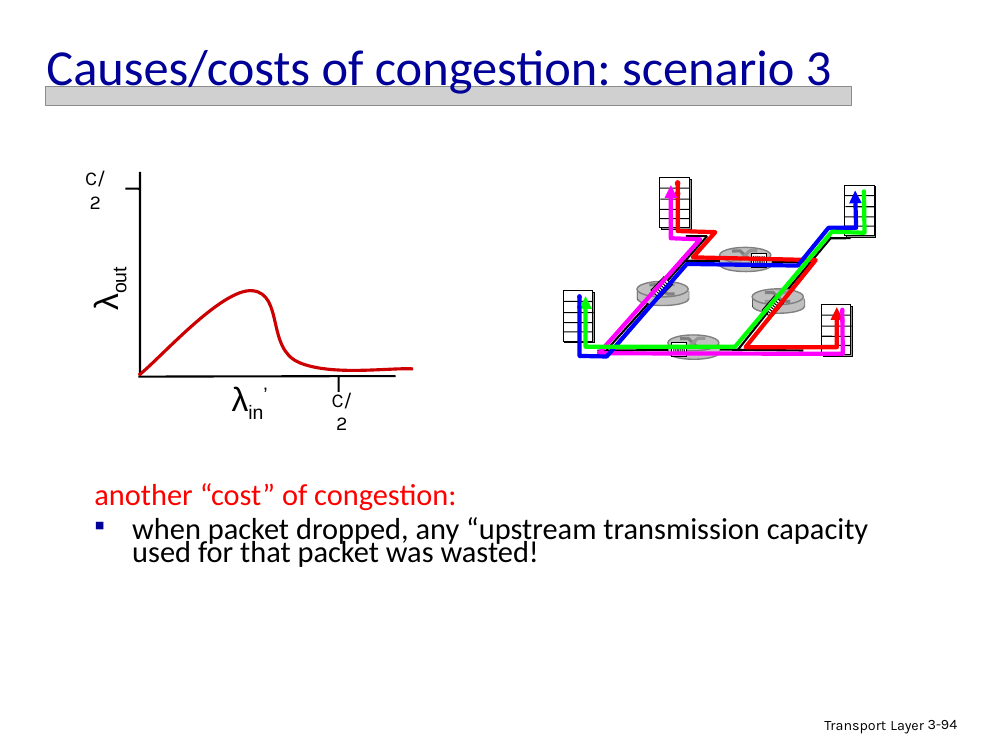
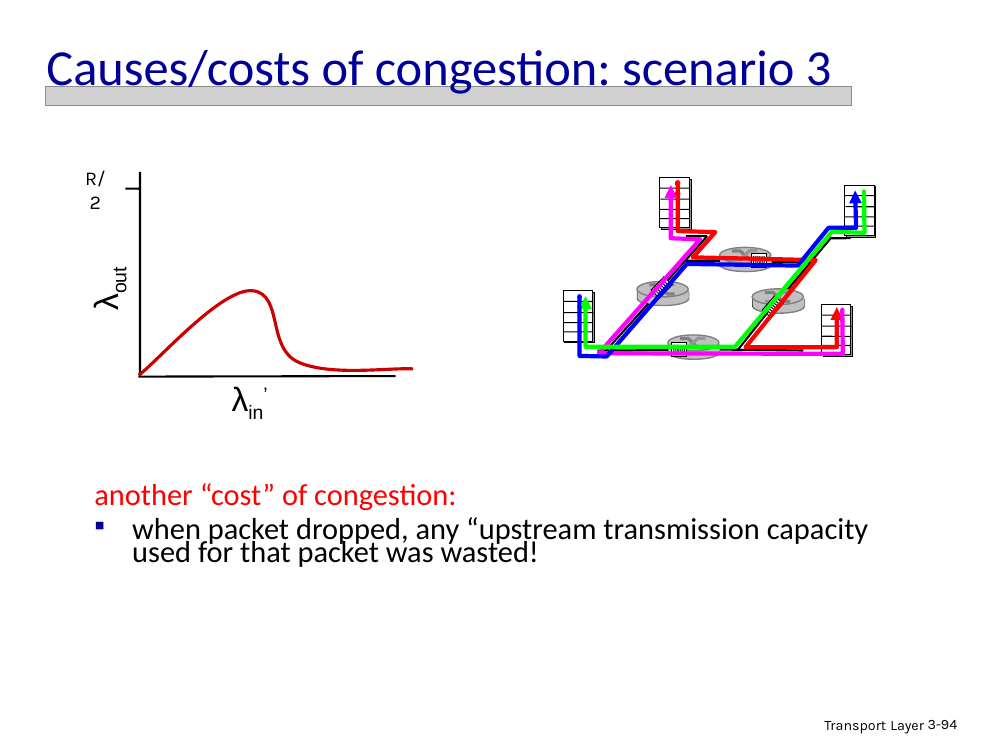
Before and after one commit to zhaoymbuffalo/CSE489-589, a slide deck: slide 94 of Ch3-summer-19.ppt. Drawn at 1008x756 pixels with LibreOffice and Linux fonts; fonts in the diff are those of the drawing; grey boxes stand for pictures. Boxes give left, top, right and bottom in pixels: in the first picture for what was removed or moved away, otherwise in the second. Text is boxed around its words. In the diff, an @@ line names an element or a change of style, - is before the commit and + after.

```diff
--- a/Ch3-summer-19.ppt
+++ b/Ch3-summer-19.ppt
@@ text at [85,170,105,209]: text changed @@
-C/2
+R/2
@@ text removed at [332,389,352,430] @@
-C/2
@@ line removed from (339, 377) to (339, 392) @@
```
Also in this commit, not shown: 5 other slides changed, 2 slides added, 1 slide removed.
